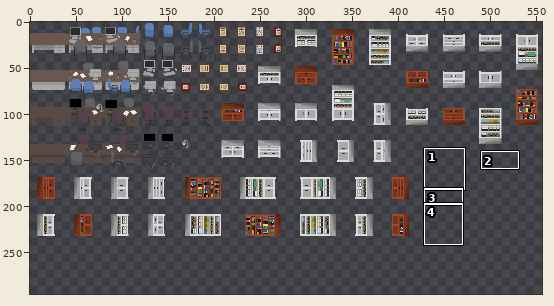
Two states of a sprite sheet, ProyectosSDL/HolaSDL/levels/TileSheet-ConsultasDespachos.png. Above: a wide view before the commit, with the close-up outlined.
Close-up. Before:
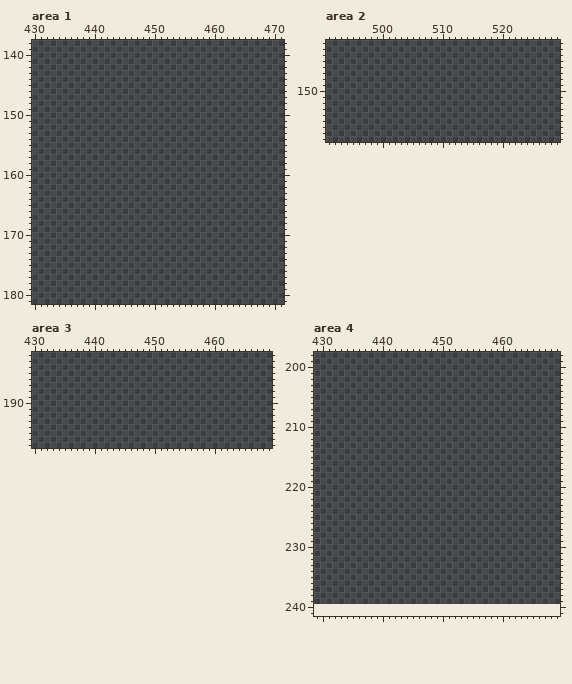
The file is 560x240 pixels. Colours within 5 levels of each other are drawn and written as one. Shown: area 1: x 430..471, y 138..181; area 2: x 491..529, y 142..158; area 3: x 430..469, y 182..197; area 4: x 429..469, y 198..241. The old version is drawn lined up with the new one, on the new canvas. The wide view leaves out empty margins. The commit also changed other parts of the picture, which this record leaves out.
Now the later version:
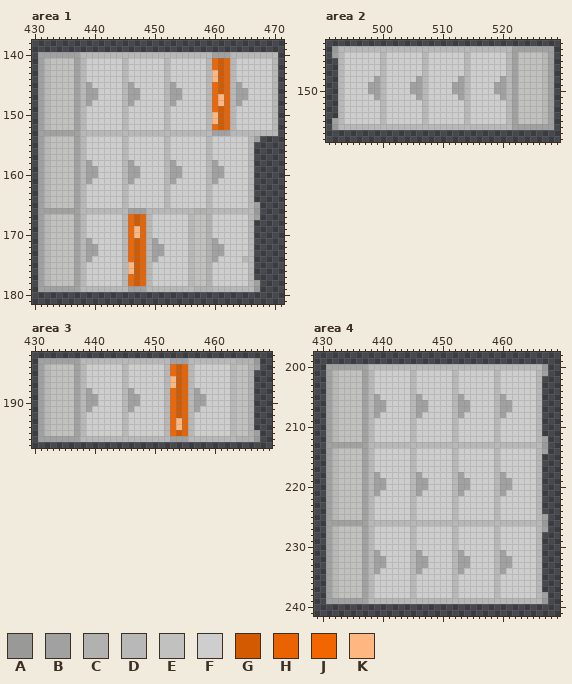
Palette (. is transparent): A #999997  B #a1a1a1  C #b1b1b1  D #b8b8b8  E #c1c1bf  F #cecece  G #d45a00  H #ea6300  J #f16600  K #ffb782
Difference:
canvas 560x240 -> 560x300
Changed rows in their new state; - is an unchanged pixel.
Area 1:
first column x 431:
140 BBBBBBBDDDDDDDDDDDDDDDDDDDDDDBBBDDDDDDDD
141 BDEEEEBDFFFFFFDFFFFFFDFFFFFFDJGHDFFFFFFD
142 BDEEEEBDFFFFFFDFFFFFFDFFFFFFDJGHDFFFFFFD
143 BDEEEEBDFFFFFFDFFFFFFDFFFFFFDKGHDFFFFFFD
144 BDEEEEBDFFFFFFDFFFFFFDFFFFFFDKGHDFFFFFFD
145 BDEEEEBDBFFFFFDBFFFFFDBFFFFFDJGHDBFFFFFD
146 BDEEEEBDBBFFFFDBBFFFFDBBFFFFDJGHDBBFFFFD
147 BDEEEEBDBBFFFFDBBFFFFDBBFFFFDJKHDBBFFFFD
148 BDEEEEBDBFFFFFDBFFFFFDBFFFFFDJKHDBFFFFFD
149 BDEEEEBDFFFFFFDFFFFFFDFFFFFFDJGHDFFFFFFD
150 BDEEEEBDFFFFFFDFFFFFFDFFFFFFDKGHDFFFFFFD
151 BDEEEEBDFFFFFFDFFFFFFDFFFFFFDKGHDFFFFFFD
152 BDEEEEBDFFFFFFDFFFFFFDFFFFFFDJGHDFFFFFFD
153 BBBBBBBDDDDDDDDDDDDDDDDDDDDDDBBBDDDDDDDD
154 BDEEEEBDFFFFFFDFFFFFFDFFFFFFDFFFFFFDB---
155 BDEEEEBDFFFFFFDFFFFFFDFFFFFFDFFFFFFD----
156 BDEEEEBDFFFFFFDFFFFFFDFFFFFFDFFFFFFD----
157 BDEEEEBDFFFFFFDFFFFFFDFFFFFFDFFFFFFD----
158 BDEEEEBDBFFFFFDBFFFFFDBFFFFFDBFFFFFD----
159 BDEEEEBDBBFFFFDBBFFFFDBBFFFFDBBFFFFD----
160 BDEEEEBDBBFFFFDBBFFFFDBBFFFFDBBFFFFD----
161 BDEEEEBDBFFFFFDBFFFFFDBFFFFFDBFFFFFD----
162 BDEEEEBDFFFFFFDFFFFFFDFFFFFFDFFFFFFD----
163 BDEEEEBDFFFFFFDFFFFFFDFFFFFFDFFFFFFD----
164 BDEEEEBDFFFFFFDFFFFFFDFFFFFFDFFFFFFD----
165 BDEEEEBDFFFFFFDFFFFFFDFFFFFFDFFFFFFDB---
166 BBBBBBBDDDDDDDDBBBDDDDDDDDCCCDDDDDDDA---
167 BDEEEEBDFFFFFFDJGHDFFFFFFDEECFFFFFFDB---
168 BDEEEEBDFFFFFFDJGHDFFFFFFDEECFFFFFFD----
169 BDEEEEBDFFFFFFDJKHDFFFFFFDEECFFFFFFD----
170 BDEEEEBDFFFFFFDJKHDFFFFFFDEECFFFFFFD----
171 BDEEEEBDBFFFFFDJGHDBFFFFFDEECBFFFFFD----
172 BDEEEEBDBBFFFFDJGHDBBFFFFDEECBBFFFFD----
173 BDEEEEBDBBFFFFDJGHDBBFFFFDEECBBFFFFD----
174 BDEEEEBDBFFFFFDJGHDBFFFFFDEECBFFFFDD----
175 BDEEEEBDFFFFFFDKGHDFFFFFFDEECFFFFFFD----
176 BDEEEEBDFFFFFFDKGHDFFFFFFDEECFFFFFFD----
177 BDEEEEBDFFFFFFDJGHDFFFFFFDEECFFFFFFD----
178 BDEEEEBDFFFFFFDJGHDFFFFFFDEECFFFFFFDB---
179 BBBBBBBDDDDDDDDBBBDDDDDDDDCCCDDDDDDDA---
Area 2:
first column x 492:
143 ADDDDDDDDDDDDDDDDDDDDDDDDDDDDDBBBBBBB
144 BDFFFFFFDFFFFFFDFFFFFFDFFFFFFDBEEEEDB
145 -DFFFFFFDFFFFFFDFFFFFFDFFFFFFDBEEEEDB
146 -DFFFFFFDFFFFFFDFFFFFFDFFFFFFDBEEEEDB
147 -DFFFFFFDFFFFFFDFFFFFFDFFFFFFDBEEEEDB
148 -DFFFFFBDFFFFFBDFFFFFBDFFFFFBDBEEEEDB
149 -DFFFFBBDFFFFBBDFFFFBBDFFFFBBDBEEEEDB
150 -DFFFFBBDFFFFBBDFFFFBBDFFFFBBDBEEEEDB
151 -DFFFFFBDFFFFFBDFFFFFBDFFFFFBDBEEEEDB
152 -DFFFFFFDFFFFFFDFFFFFFDFFFFFFDBEEEEDB
153 -DFFFFFFDFFFFFFDFFFFFFDFFFFFFDBEEEEDB
154 -DFFFFFFDFFFFFFDFFFFFFDFFFFFFDBEEEEDB
155 BDFFFFFFDFFFFFFDFFFFFFDFFFFFFDBEEEEDB
156 ADDDDDDDDDDDDDDDDDDDDDDDDDDDDDBBBBBBB
Area 3:
first column x 431:
183 BBBBBBBDDDDDDDDDDDDDDDBBBDDDDDDDDCCCA
184 BDEEEEBDFFFFFFDFFFFFFDJGHDFFFFFFDEECB
185 BDEEEEBDFFFFFFDFFFFFFDJGHDFFFFFFDEEC-
186 BDEEEEBDFFFFFFDFFFFFFDKGHDFFFFFFDEEC-
187 BDEEEEBDFFFFFFDFFFFFFDKGHDFFFFFFDEEC-
188 BDEEEEBDBFFFFFDBFFFFFDJGHDBFFFFFDEEC-
189 BDEEEEBDBBFFFFDBBFFFFDJGHDBBFFFFDEEC-
190 BDEEEEBDBBFFFFDBBFFFFDJGHDBBFFFFDEEC-
191 BDEEEEBDBFFFFFDBFFFFFDJGHDBFFFFFDEEC-
192 BDEEEEBDFFFFFFDFFFFFFDJGHDFFFFFFDEEC-
193 BDEEEEBDFFFFFFDFFFFFFDJKHDFFFFFFDEEC-
194 BDEEEEBDFFFFFFDFFFFFFDJKHDFFFFFFDEEC-
195 BDEEEEBDFFFFFFDFFFFFFDJGHDFFFFFFDEECB
196 BBBBBBBDDDDDDDDDDDDDDDBBBDDDDDDDDCCCA
Area 4:
first column x 431:
200 BBBBBBBDDDDDDDDDDDDDDDDDDDDDDDDDDDDDA
201 BDEEEEBDFFFFFFDFFFFFFDFFFFFFDFFFFFFDB
202 BDEEEEBDFFFFFFDFFFFFFDFFFFFFDFFFFFFD-
203 BDEEEEBDFFFFFFDFFFFFFDFFFFFFDFFFFFFD-
204 BDEEEEBDFFFFFFDFFFFFFDFFFFFFDFFFFFFD-
205 BDEEEEBDBFFFFFDBFFFFFDBFFFFFDBFFFFFD-
206 BDEEEEBDBBFFFFDBBFFFFDBBFFFFDBBFFFFD-
207 BDEEEEBDBBFFFFDBBFFFFDBBFFFFDBBFFFFD-
208 BDEEEEBDBFFFFFDBFFFFFDBFFFFFDBFFFFFD-
209 BDEEEEBDFFFFFFDFFFFFFDFFFFFFDFFFFFFD-
210 BDEEEEBDFFFFFFDFFFFFFDFFFFFFDFFFFFFD-
211 BDEEEEBDFFFFFFDFFFFFFDFFFFFFDFFFFFFD-
212 BDEEEEBDFFFFFFDFFFFFFDFFFFFFDFFFFFFDB
213 BBBBBBBDDDDDDDDDDDDDDDDDDDDDDDDDDDDDA
214 BDEEEEBDFFFFFFDFFFFFFDFFFFFFDFFFFFFDB
215 BDEEEEBDFFFFFFDFFFFFFDFFFFFFDFFFFFFD-
216 BDEEEEBDFFFFFFDFFFFFFDFFFFFFDFFFFFFD-
217 BDEEEEBDFFFFFFDFFFFFFDFFFFFFDFFFFFFD-
218 BDEEEEBDBFFFFFDBFFFFFDBFFFFFDBFFFFFD-
219 BDEEEEBDBBFFFFDBBFFFFDBBFFFFDBBFFFFD-
220 BDEEEEBDBBFFFFDBBFFFFDBBFFFFDBBFFFFD-
221 BDEEEEBDBFFFFFDBFFFFFDBFFFFFDBFFFFFD-
222 BDEEEEBDFFFFFFDFFFFFFDFFFFFFDFFFFFFD-
223 BDEEEEBDFFFFFFDFFFFFFDFFFFFFDFFFFFFD-
224 BDEEEEBDFFFFFFDFFFFFFDFFFFFFDFFFFFFD-
225 BDEEEEBDFFFFFFDFFFFFFDFFFFFFDFFFFFFDB
226 BBBBBBBDDDDDDDDDDDDDDDDDDDDDDDDDDDDDA
227 BDEEEEBDFFFFFFDFFFFFFDFFFFFFDFFFFFFDB
228 BDEEEEBDFFFFFFDFFFFFFDFFFFFFDFFFFFFD-
229 BDEEEEBDFFFFFFDFFFFFFDFFFFFFDFFFFFFD-
230 BDEEEEBDFFFFFFDFFFFFFDFFFFFFDFFFFFFD-
231 BDEEEEBDBFFFFFDBFFFFFDBFFFFFDBFFFFFD-
232 BDEEEEBDBBFFFFDBBFFFFDBBFFFFDBBFFFFD-
233 BDEEEEBDBBFFFFDBBFFFFDBBFFFFDBBFFFFD-
234 BDEEEEBDBFFFFFDBFFFFFDBFFFFFDBFFFFFD-
235 BDEEEEBDFFFFFFDFFFFFFDFFFFFFDFFFFFFD-
236 BDEEEEBDFFFFFFDFFFFFFDFFFFFFDFFFFFFD-
237 BDEEEEBDFFFFFFDFFFFFFDFFFFFFDFFFFFFD-
238 BDEEEEBDFFFFFFDFFFFFFDFFFFFFDFFFFFFDB
239 BBBBBBBDDDDDDDDDDDDDDDDDDDDDDDDDDDDDA
